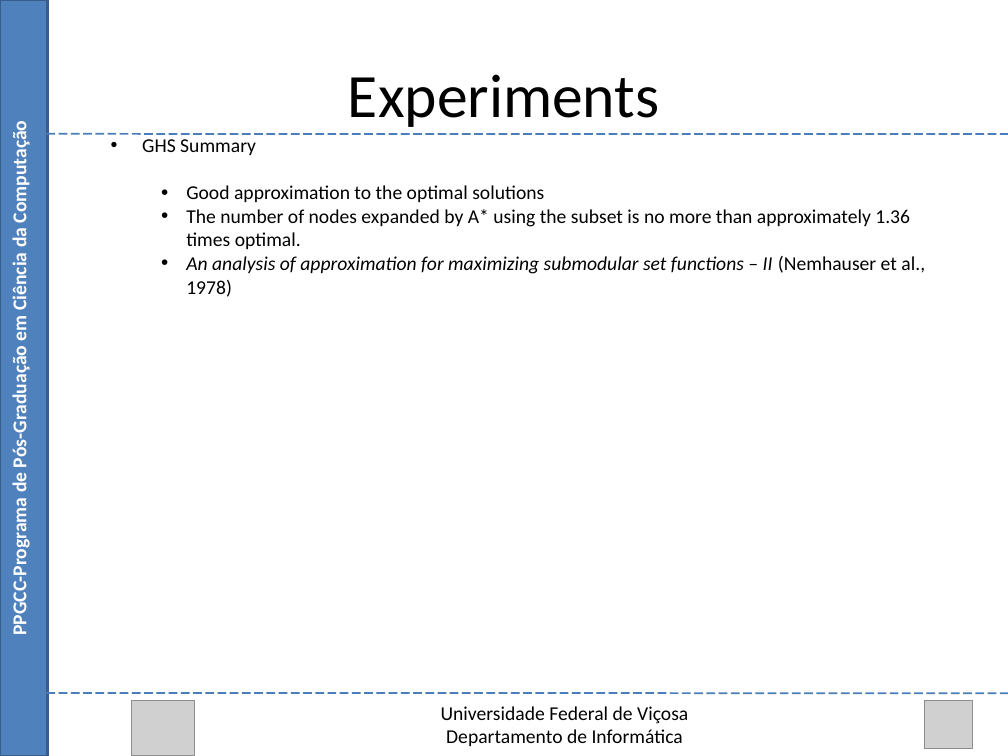
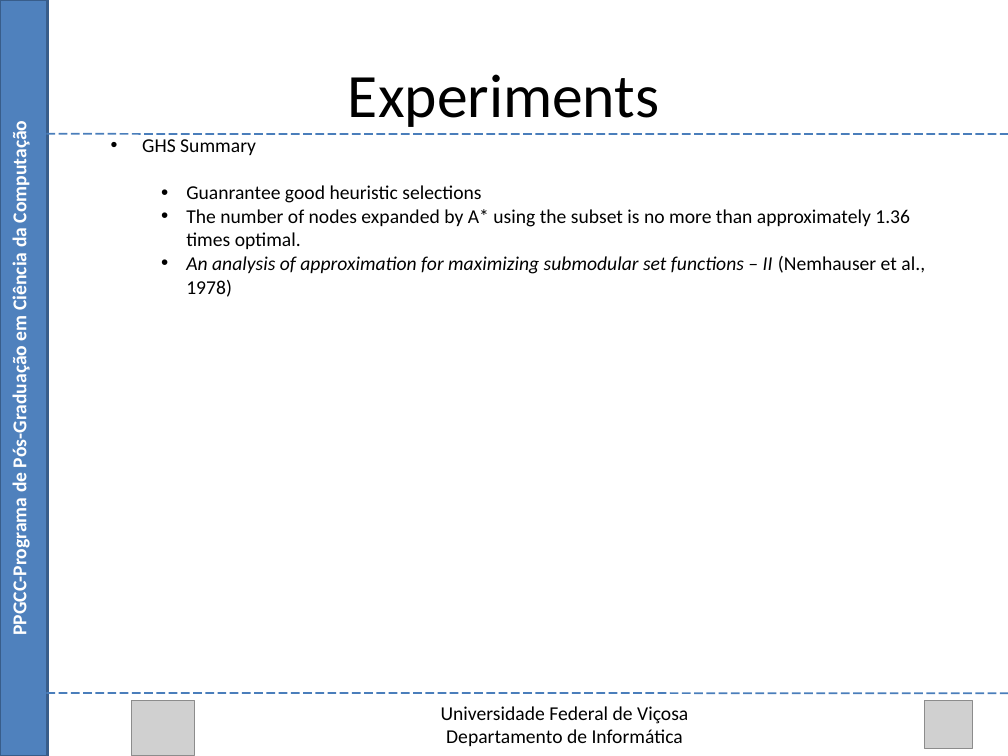
Before and after one commit to Marvinsky/research-marvin, a slide deck: slide 49 of latex/odp/selection heuristics.odp. Drawn at 1008x756 pixels with LibreOffice and Linux fonts; fonts in the diff are those of the drawing; grey boxes stand for pictures. Boxes give left, top, right and bottom in pixels: in the first picture for what was removed or moved away, otherwise in the second. Text is boxed around its words. In the diff, an @@ line names an element or a change of style, - is before the commit and + after.

Commit message:
13/08/15 update selection heuristics

```diff
--- a/latex/odp/selection heuristics.odp
+++ b/latex/odp/selection heuristics.odp
@@ text at (x1=186, y1=185, x2=481, y2=203): text changed @@
-    • Good approximation to the optimal solutions
+    • Guanrantee good heuristic selections
```
Also in this commit, not shown: 17 other slides changed.
